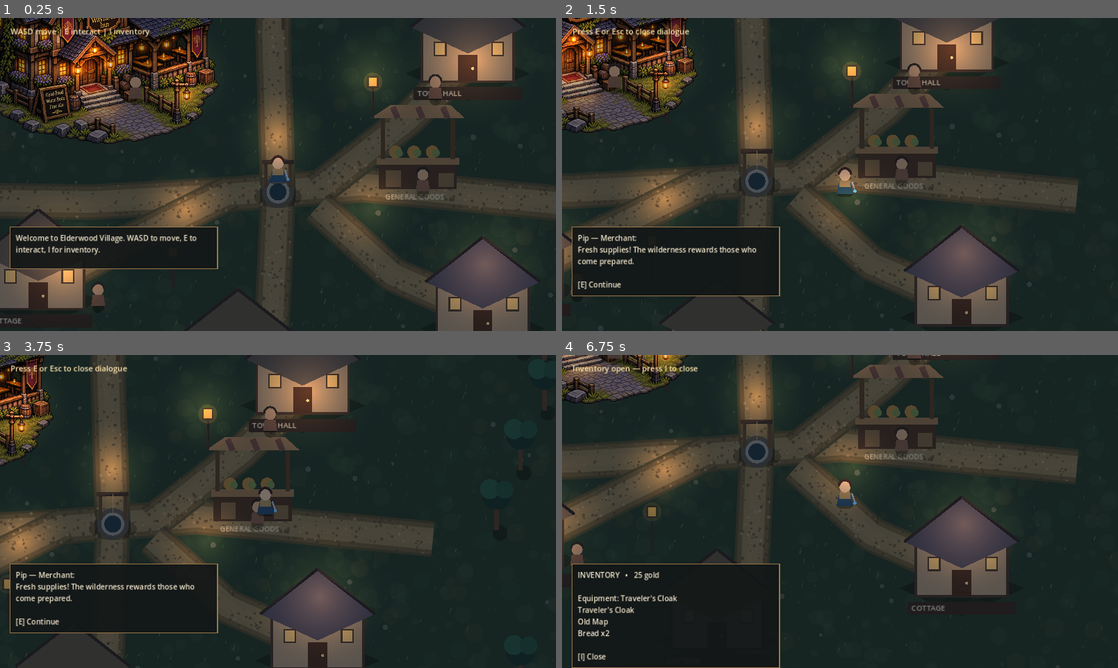
Above: before the commit, frames 1-4 (two rows, left to right).
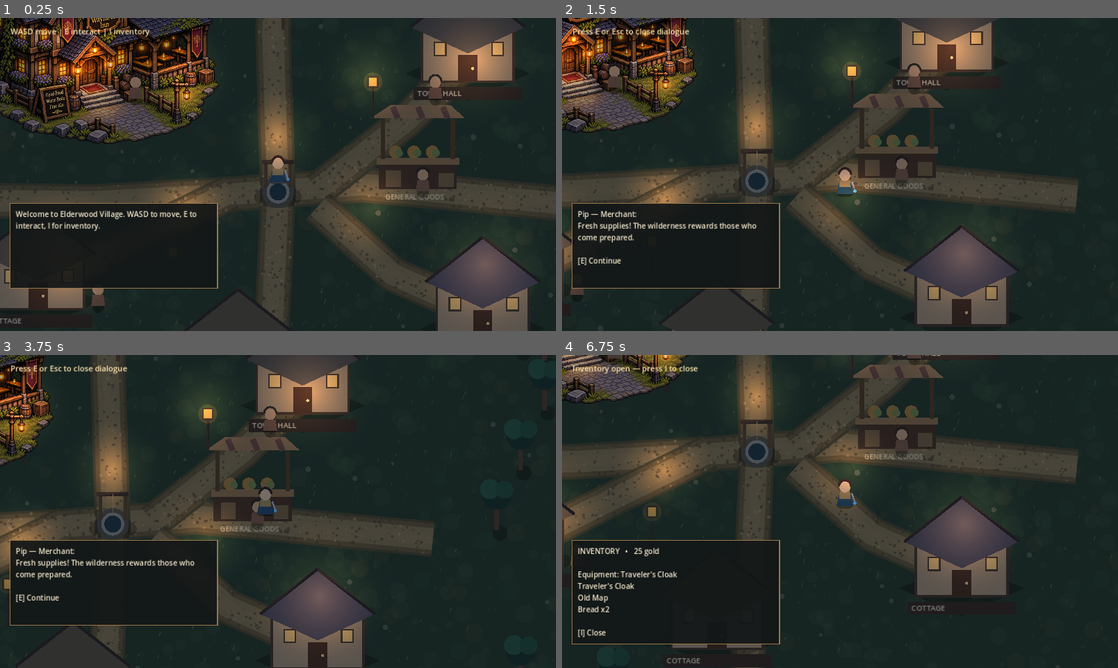
Above: after the commit, the same moments.

Repository: bhubler/elderwood-frontier-pc
Game: Godot game, scene res://scenes/world.tscn
Two runs of this game, one before a commit and one after it. Both use one fixed random seed, a clock stepped at 60 frames per second and the inputs below.
Inputs:
- Up to frame 1 (0.25 s): no input
- Up to frame 2 (1.5 s): tap Enter at 0.5 s; hold D 0.53-1.28 s; tap E at 0.6, 1.35 s; hold S from 1.28 s (still down)
- Up to frame 3 (3.75 s): tap E at 2, 2.3, 2.85, 3.6 s; release S at 2.03 s; hold D 2.03-2.78 s; tap I at 2.1 s; hold W 2.78-3.53 s; hold A from 3.53 s (still down)
- Up to frame 4 (6.75 s): tap E at 4.25, 4.55, 5.1, 5.85 s; tap I at 4.35, 6.6 s; release A at 5.03 s; hold S 5.03-5.78 s; hold D 5.78-6.53 s; hold W from 6.53 s (still down)

The runs differ from the first frame. In frame 1, 4.1% of the frame differs, in the area x 1-40%, y 59-87%; in frame 2, 3.2%; in frame 3, 3.4%; in frame 4, 2.6%.

Commit message:
Prioritize inn entrance and expand dialogue panel

Diff:
--- a/scripts/village_interactions.gd
+++ b/scripts/village_interactions.gd
@@ -40,7 +40,7 @@
     prompt.add_theme_color_override("font_color", Color("#ffe5ad"))
     holder.add_child(prompt)
     ui = PanelContainer.new()
-    ui.position = Vector2(22, 480)
+    ui.position = Vector2(22, 425)
     ui.custom_minimum_size = Vector2(480, 0)
     holder.add_child(ui)
     var style := StyleBoxFlat.new()
@@ -50,7 +50,7 @@
     style.set_content_margin_all(14)
     ui.add_theme_stylebox_override("panel", style)
     message = Label.new()
-    message.custom_minimum_size = Vector2(450, 70)
+    message.custom_minimum_size = Vector2(450, 170)
     message.autowrap_mode = TextServer.AUTOWRAP_WORD_SMART
     message.add_theme_font_size_override("font_size", 17)
     message.add_theme_color_override("font_color", Color("#f4e8ce"))
@@ -85,7 +85,9 @@
         prompt.text = "Wayfarer Inn — E near the doorway to leave | I inventory"
     else:
         var nearby := _nearest_person()
-        if nearby >= 0:
+        if player.position.distance_to(Vector2(-390, -190)) < 105.0:
+            prompt.text = "E — Enter the Wayfarer Inn | I inventory"
+        elif nearby >= 0:
             prompt.text = "E — Talk to %s (%s) | I inventory" % [people[nearby]["name"], people[nearby]["role"]]
         elif player.position.distance_to(Vector2(-390, -190)) < 155.0:
             prompt.text = "E — Enter the Wayfarer Inn | I inventory"
@@ -123,7 +125,9 @@
                 _show_message("Mara: Make yourself at home. The fire is warm and the road can wait.", 0.0)
         else:
             var nearest := _nearest_person()
-            if nearest >= 0:
+            if player.position.distance_to(Vector2(-390, -190)) < 105.0:
+                _enter_inn()
+            elif nearest >= 0:
                 conversation_open = true
                 _show_message("%s — %s:\n%s\n\n[E] Continue" % [people[nearest]["name"], people[nearest]["role"], people[nearest]["words"]], 0.0)
             elif player.position.distance_to(Vector2(-390, -190)) < 155.0:
